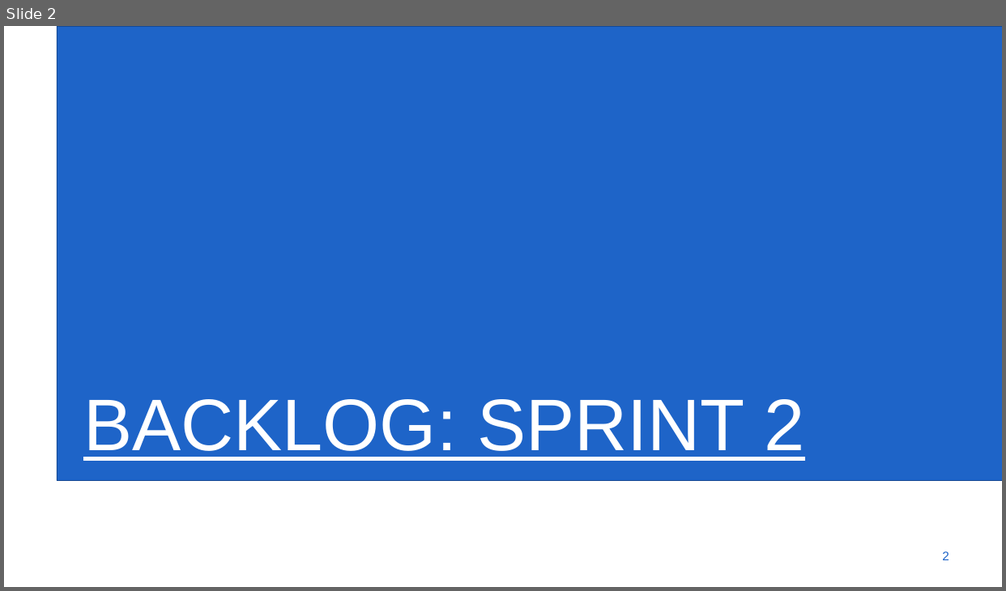
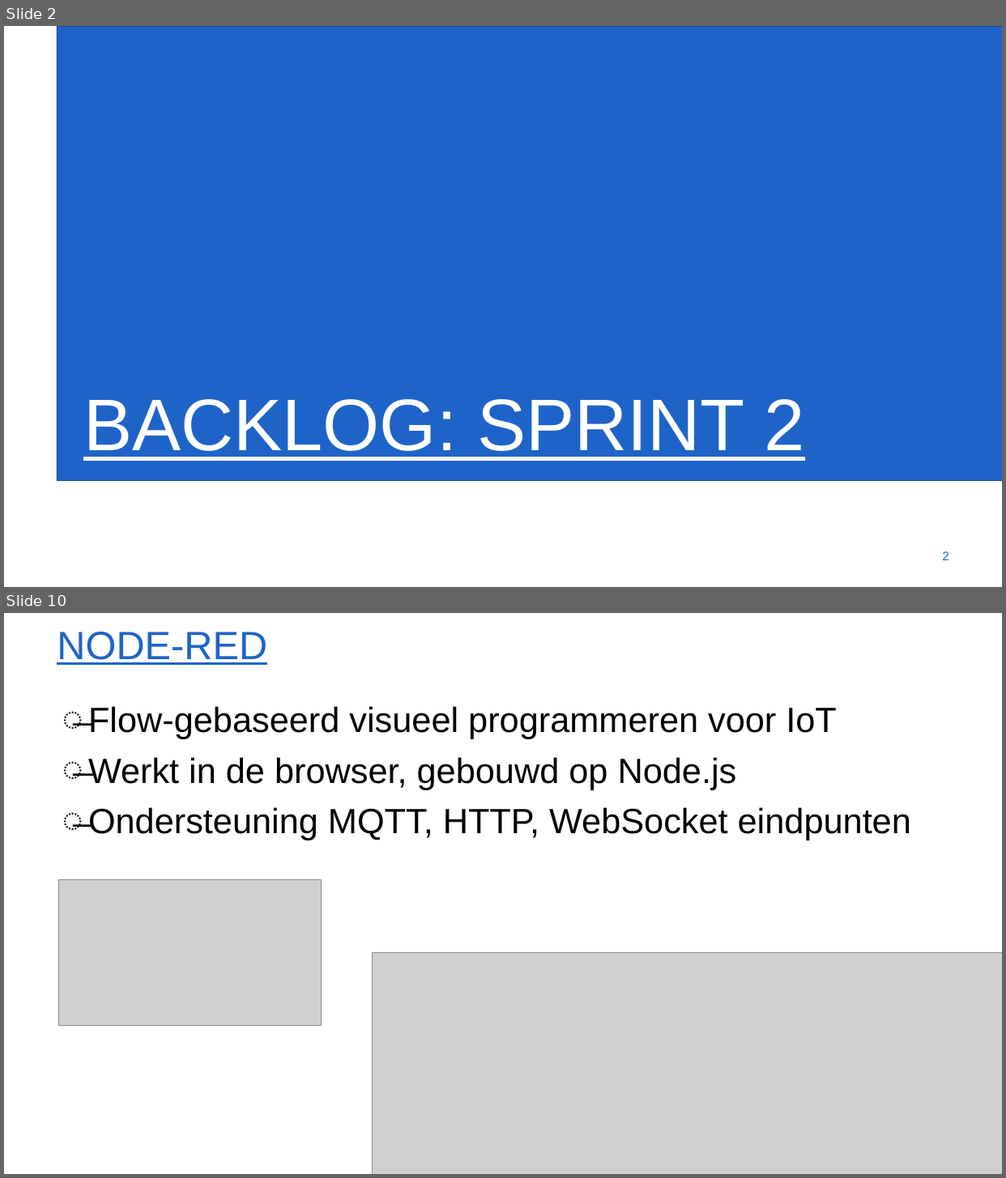
Before and after one commit to WouterStemgee/inventory-management-system-autonomous-drones, a slide deck: presentaties/PresentatieSprint2.pptx. Shown one above the other, each under a label of ours: slide 2 before the commit, slides 2 and 10 after it; the slides between them are not shown. The pictures are 1006x591 and 1006x1178 pixels, drawn with LibreOffice and Linux fonts; fonts in the diff are those of the drawing; grey boxes stand for pictures; background and template pictures are left out. Boxes give left, top, right and bottom in pixels: in the first picture for what was removed or moved away, otherwise in the second. Text is boxed around its words. In the diff, an @@ line names an element or a change of style, - is before the commit and + after.

```diff
--- a/presentaties/PresentatieSprint2.pptx
+++ b/presentaties/PresentatieSprint2.pptx
@@ slide 10 added at [4,613,1002,1174], background #FFFFFF @@
@@ title added at [57,632,267,665], 54 pt, text #1E64C8, underline @@
+NODE-RED
@@ text added at [88,706,911,840], 48 pt, text #000000 @@
+̶ Flow-gebaseerd visueel programmeren voor IoT
+̶ Werkt in de browser, gebouwd op Node.js
+̶ Ondersteuning MQTT, HTTP, WebSocket eindpunten
@@ picture added at [58,880,322,1026] @@
@@ picture added at [373,953,1002,1174] @@
```
Also in this commit, not shown: 6 slides changed, 4 other slides added, 2 slides removed, 2 other files.
